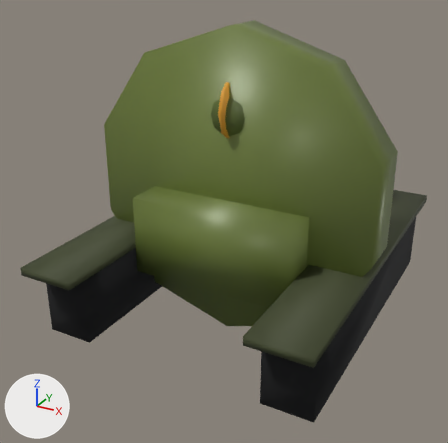
An edit to the glTF model assets-src/cars/tanque/tanque_raw.glb, drawn before and after from the same camera.
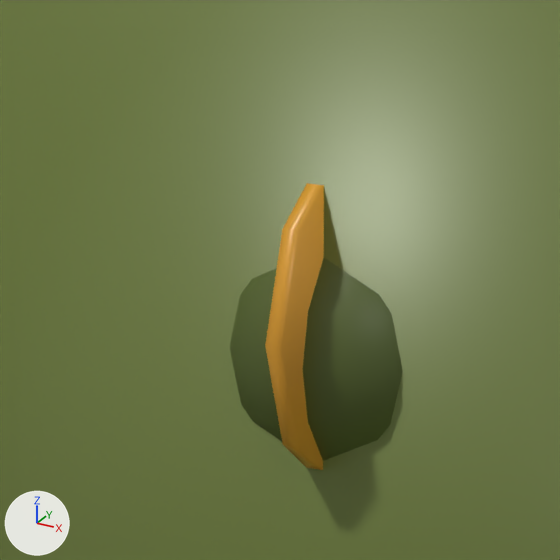
There are two pictures of each version: one whole from a camera (50 mm lens) standing at (1.66, -3.37, 1.99) and looking at (-0.09, -0.18, 0.4), one close up on the part from 37% to 62% of the width and 10% to 35% of the height. Arrows for +X, +Y and +Z are at lower left; the lights stay in place. The last two pictures show the newer version.

The first close-up shows 'Tanque'.
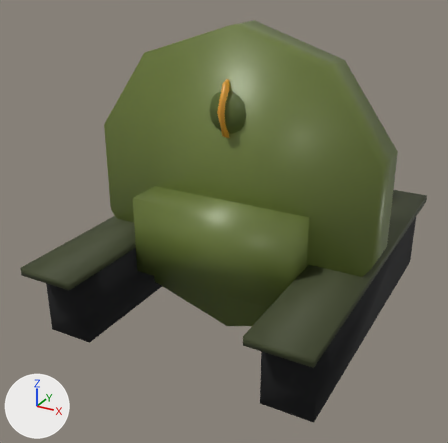
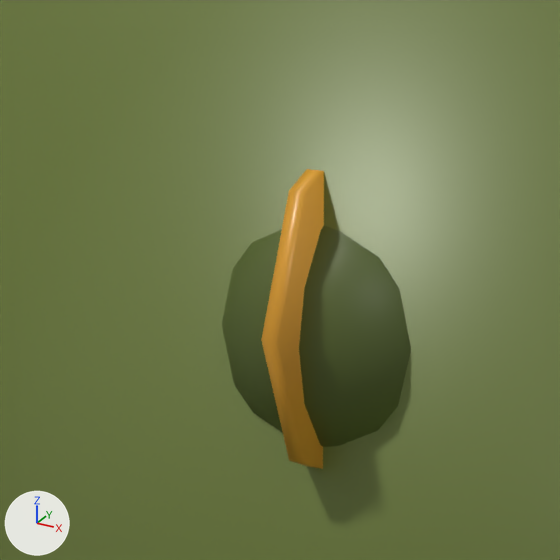
What differs and where, as boxes (x1, y1, x2, y2) in the close-ups (560 x 560 px):
part 1 of me_tanque, added: after (222, 226, 411, 447)
part 2 of me_tanque, added: after (261, 169, 324, 469)
part 3 of me_tanque, built on: before (229, 183, 403, 470)

Patch to the scene script:
```diff
--- a/assets-src/cars/tanque/tanque_raw.glb.py
+++ b/assets-src/cars/tanque/tanque_raw.glb.py
@@ mat_glass_001 @@
+mat_glass_001 = principled_material('Glass.001')
+mat_glass_001.base_color = (0.0103, 0.0212, 0.0395)  # dark blue #1a2838
+mat_glass_001.roughness = 0.06
+mat_glass_001.alpha = 0.55
@@ mat_rubber_001 @@
+mat_rubber_001 = principled_material('Rubber.001')
+mat_rubber_001.base_color = (0.00304, 0.00304, 0.00304)  # black #0a0a0a
+mat_rubber_001.roughness = 0.85
@@ mat_glass @@
+mat_glass = principled_material('Glass')
+mat_glass.base_color = (0.246, 0.402, 0.604)  # blue #88aacc
+mat_glass.roughness = 0.08
+mat_glass.alpha = 0.35
@@ me_tanque @@
 # used by ob_tanque; location = (0.0, 0.0, 0.0)
-me_tanque.from_pydata(...)  # 382 vertices, 700 faces; spans x -0.9..0.9, y -1.15..1.15, z -0.29..1.61
+me_tanque.from_pydata(...)  # 402 vertices, 728 faces; spans x -0.9..0.9, y -1.15..1.15, z -0.29..1.61
+# me_tanque part 1: a new loose piece, a UV sphere (10 segments, 8 rings, poles along z) spanning x -0.16..0.16, y -0.37..-0.03, z 0.97..1.31, in mat_pilot (dark green #55642c)
+# me_tanque part 2: a new loose piece, an 8-sided cylinder along x spanning x -0.011..0.011, y -0.413..0.013, z 0.944..1.369, in mat_trim_001 (orange #e0a030)
+# me_tanque part 3
+# 126 vertices are removed from x -0.15..0.15, y -0.4..0.0, z 0.95..1.34
+# 278 faces are deleted
+# 22 vertices in x -0.2..0.2, y -0.3..-0.1, z 0.99..1.25 move by (0.0, 0.0, 0.01)
+# 6 vertices in x -0.02..0.17, y -0.2..-0.09, z 1.06..1.25 move by (0.01, 0.0, 0.01)
+# 6 vertices in x -0.17..0.02, y -0.2..-0.09, z 1.06..1.25 move by (-0.01, 0.0, 0.01)
+# 3 vertices in x -0.04..0.04, y -0.09..-0.08, z 1.14..1.16 move by (0.0, 0.01, 0.01)
+# 3 vertices in x -0.04..0.04, y -0.31..-0.13, z 1.14..1.16 move by (0.0, -0.01, 0.01)
+# 25 vertices move from x -0.07..0.07, y -0.2..-0.08, z 0.96..1.18 to x -0.07..0.07, y -0.2..-0.08, z 0.98..1.18
+# 26 vertices are added at x -0.07..0.07, y -0.13..-0.08, z 1.12..1.16
+# 90 new faces join them, mat_rubber_001 (black #0a0a0a)
+# other edits to the shape of me_tanque do not show in these pictures
 me_tanque.materials.append(mat_rubber)
@@ me_tanque @@
 me_tanque.materials.append(mat_trim_001)
-me_tanque.materials.append(mat_matte_002)  # dark green #3d4a22
-me_tanque.materials.append(mat_matte_003)  # black #111111
+me_tanque.materials.append(mat_glass)  # blue #88aacc
+me_tanque.materials.append(mat_glass_001)  # dark blue #1a2838
+me_tanque.materials.append(mat_rubber_001)  # black #0a0a0a
```
